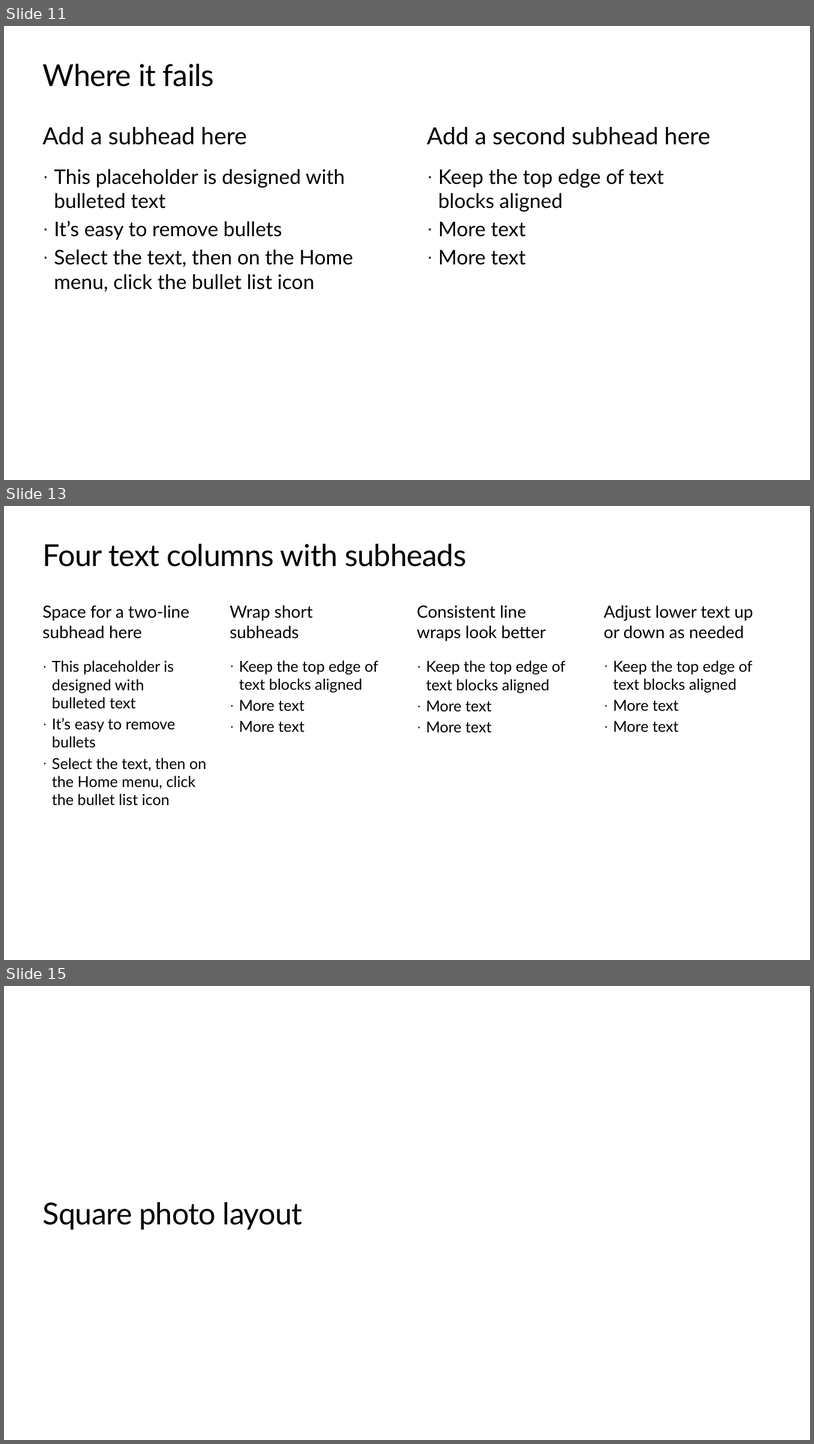
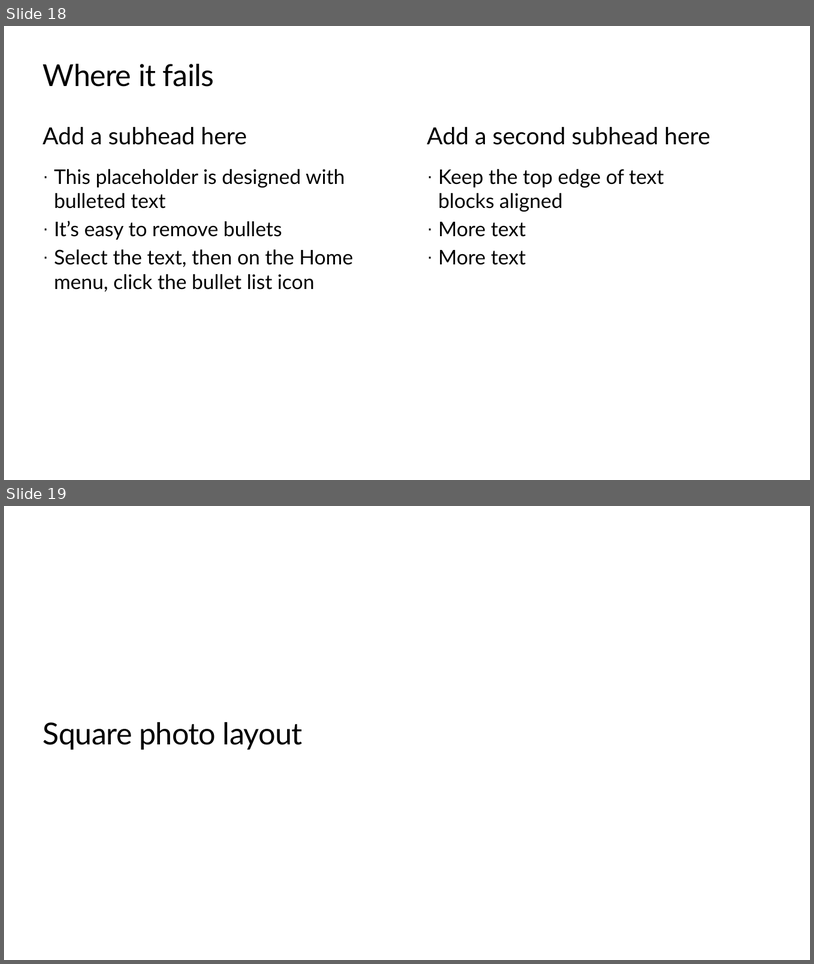
Before and after one commit to microsoft/ignite26-BRK300-building-agentic-retrieval-from-diy-to-foundry-iq, a slide deck: IgniteBRK300-WorkingDeck.pptx. Shown one above the other, each under a label of ours: slides 11, 13 and 15 before the commit, slides 18 and 19 after it; the slides between them are not shown. The pictures are 814x1444 and 814x964 pixels, drawn with LibreOffice and Linux fonts; fonts in the diff are those of the drawing; background and template pictures are left out. Boxes give left, top, right and bottom in pixels: in the first picture for what was removed or moved away, otherwise in the second. Text is boxed around its words. In the diff, an @@ line names an element or a change of style, - is before the commit and + after.

```diff
--- a/IgniteBRK300-WorkingDeck.pptx
+++ b/IgniteBRK300-WorkingDeck.pptx
@@ slide 13 removed at (x1=4, y1=506, x2=810, y2=960), background #FFFFFF @@
@@ title removed at (x1=43, y1=544, x2=467, y2=567) @@
-Four text columns with subheads
@@ text removed at (x1=42, y1=605, x2=189, y2=639) @@
-Space for a two-line subhead here
@@ text removed at (x1=230, y1=605, x2=313, y2=639) @@
-Wrap short
-subheads
@@ text removed at (x1=417, y1=605, x2=546, y2=641) @@
-Consistent line
-wraps look better
@@ text removed at (x1=604, y1=605, x2=753, y2=639) @@
-Adjust lower text up or down as needed
@@ text removed at (x1=52, y1=660, x2=206, y2=805) @@
-· This placeholder is designed with bulleted text
-· It’s easy to remove bullets
-· Select the text, then on the Home menu, click the bullet list icon
@@ text removed at (x1=239, y1=660, x2=378, y2=732) @@
-· Keep the top edge of text blocks aligned
-· More text
-· More text
@@ text removed at (x1=426, y1=660, x2=566, y2=733) @@
-· Keep the top edge of text blocks aligned
-· More text
-· More text
@@ text removed at (x1=614, y1=660, x2=753, y2=732) @@
-· Keep the top edge of text blocks aligned
-· More text
-· More text
@@ what was slide 11 is now slide 18 @@
@@ what was slide 15 is now slide 19 @@
```
Also in this commit, not shown: 2 slides changed, 7 slides added, 7 other slides removed, 10 other files.
